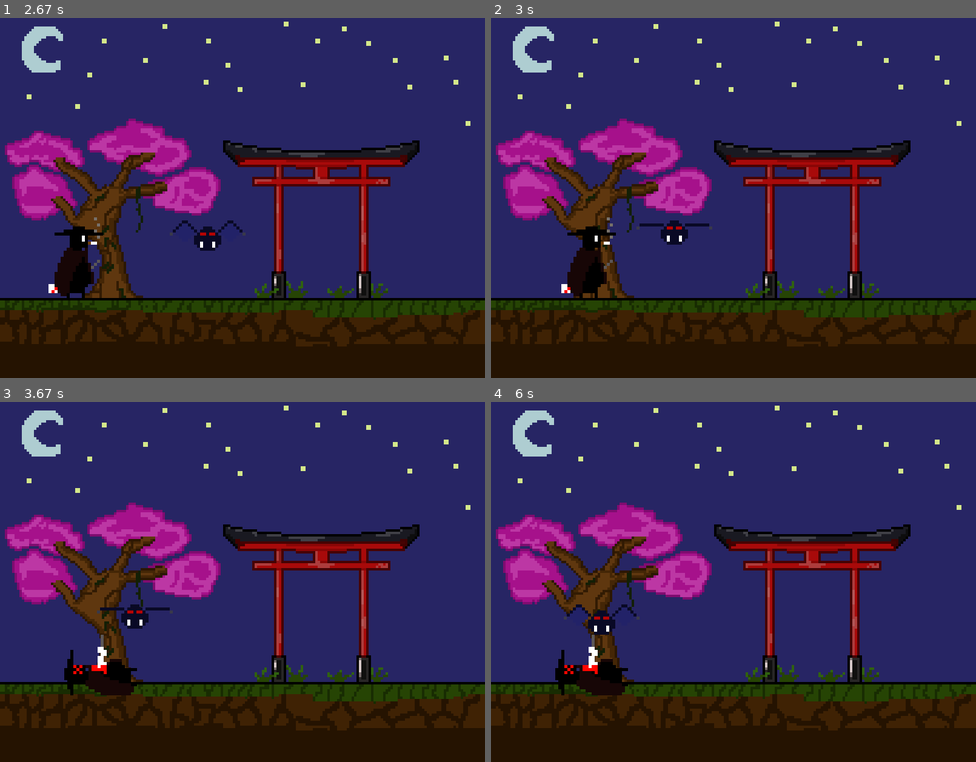
Above: before the commit, frames 1-4 (two rows, left to right).
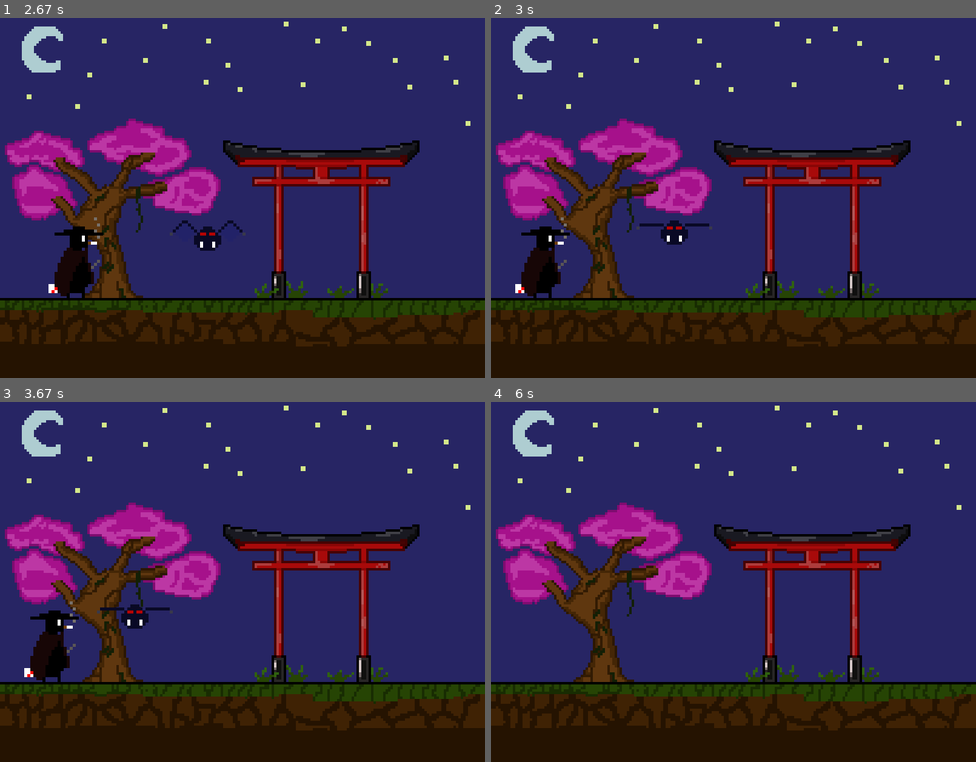
Above: after the commit, the same moments.

Repository: mk306207/PyGame_testProject
Game: pygame game, started from main.py
Same seed, same stepped clock (60 frames per second), same inputs: the game is played once before the commit and once after it.
Inputs:
- Up to frame 1 (2.67 s): hold D 0.33-0.8 s; hold D 0.83-1.3 s; hold A 1.33-1.87 s; hold A 1.9-2.3 s; hold D from 2.33 s (still down)
- Up to frame 2 (3 s): release D at 2.97 s
- Up to frame 3 (3.67 s): no input
- Up to frame 4 (6 s): no input

Frame 1 is identical in both runs. In frame 2, 2.4% of the frame differs, in the area x 5-26%, y 55-78%; in frame 3, 2.3%; in frame 4, 1.6%.

Commit message:
UNKNOWN ERROR

Diff:
--- a/enemy.py
+++ b/enemy.py
@@ -1,17 +1,30 @@
 import pygame
 class Enemy(pygame.sprite.Sprite):
      def __init__(self,pos_x,pos_y):
+        super().__init__()
         self.is_animating = False
+        self.is_dead = False
         self.hp = 75
         self.idle = []
+        self.idle_break = False
         self.left = True
         self.idle.append(pygame.image.load('enemy/e1.png'))
         self.idle.append(pygame.image.load('enemy/e2.png'))
         self.idle.append(pygame.image.load('enemy/e3.png'))
         self.idle.append(pygame.image.load('enemy/e4.png'))
 
+
+        self.death_list = []
+        self.death_list.append(pygame.image.load('enemy/d1.png'))
+        self.death_list.append(pygame.image.load('enemy/d2.png'))
+        self.death_list.append(pygame.image.load('enemy/d3.png'))
+
+
         self.current_idle = 0
+        self.current_death_frame = 0
+
         self.image = self.idle[self.current_idle]
+        self.image_d = self.death_list[self.current_death_frame]
 
         self.rect = self.image.get_rect()
         self.rect.topleft = [pos_x,pos_y]
@@ -21,18 +34,42 @@
          self.is_animating = True
 
      def update(self):
-      if self.is_animating == True:
-            if self.left:
-               self.rect.x -= 2
-               self.current_idle += 0.1
-            if not self.left:
-               self.rect.x += 2
-               self.current_idle += 0.1
-      if self.current_idle >= len(self.idle):
-         self.current_idle = 0
+      self.death()
+      if not self.idle_break:
+         if self.is_animating == True:
+               if self.left:
+                  self.rect.x -= 2
+                  self.current_idle += 0.1
+               if not self.left:
+                  self.rect.x += 2
+                  self.current_idle += 0.1
+         if self.current_idle >= len(self.idle):
+            self.current_idle = 0
+            self.is_animating = False
+         if(self.rect.x == 0):
+               self.left = False
+         if self.rect.x == 800:
+            self.left = True
+
+         self.image = self.idle[int(self.current_idle)]
+
+      if self.is_dead == True:
          self.is_animating = False
-      if(self.rect.x == 0):
-            self.left = False
-      if self.rect.x == 800:
-         self.left = True
-      self.image = self.idle[int(self.current_idle)]
+
+         self.current_death_frame += 0.15
+         if self.current_death_frame >= len(self.death_list):
+                self.current_death_frame = len(self.death_list) - 1
+
+         self.image_d = self.death_list[int(self.current_death_frame)]
+         self.image = self.image_d
+         if self.current_death_frame == len(self.death_list)-1:
+            self.rect = pygame.Rect(0, 0, 0, 0)
+
+     def death(self):
+         if self.hp<=0:
+            self.idle_break = True
+            self.is_dead = True
+
+     def stop(self):
+         self.is_animating = False
+         self.idle_break = True
--- a/main.py
+++ b/main.py
@@ -13,31 +13,42 @@
 pygame.display.set_caption("GAME")
 #--------------------------------------------------------------------------------------
 moving_sprites = pygame.sprite.Group()
+enemies = pygame.sprite.Group()
+
 player = Player(10,330)
-enemy = Enemy(600,340)
+enemy1 = Enemy(600,340)
 #enemy_hitbox = pygame.Rect()
+
 moving_sprites.add(player)
-#moving_sprites.add(enemy)
+enemies.add(enemy1)
 
+
+print(f"Grupy {enemy1}: {enemy1.groups()}")
 while True:
     for event in pygame.event.get():
         if event.type == pygame.QUIT:
             pygame.quit()
             sys.exit()
 
-    enemy.animate()
+    enemy1.animate()
     player.move()
-    player.death(enemy)
-    player.update()
-    enemy.update()
+    #player.death(enemies)
+    player.update(enemies)
+    enemy1.update()
+
 
     screen.blit(background,(0,0))
-    if player.is_attack:
-        screen.blit(player.image_attack, player.rect)
-    elif player.is_dying:
-        screen.blit(player.image_death, player.rect)
-    else:
-        moving_sprites.draw(screen)
-    screen.blit(enemy.image, enemy.rect)
+    for e in enemies:
+        if player.is_attack:
+            screen.blit(player.image_attack, player.rect)
+        elif player.is_dying:
+            screen.blit(player.image_death, player.rect)
+        elif e.is_dead:
+            screen.blit(e.image_d, e.rect)
+        else:
+            moving_sprites.draw(screen)
+        screen.blit(e.image, e.rect)
+
+
     pygame.display.flip()
     clock.tick(60)
--- a/player.py
+++ b/player.py
@@ -7,6 +7,9 @@
           self.hp = 100
           self.exp = 0
           self.lvl = 0
+
+          self.start_x = pos_x
+          self.start_y = pos_y
 
           self.is_animating = False
           self.walk.append(pygame.image.load('walk/1.png'))
@@ -48,13 +51,44 @@
           self.image_death = self.death_animation[self.current_death_frame]
           self.is_dying = False
 
-     def update(self):
-        if self.is_dying:
-            self.is_animating = False
+
+     def death(self, enemies):
+        for enemy in enemies:
+            if self.rect.colliderect(enemy.rect) and not self.is_attack:
+                self.is_dying = True
+                print("ha ha ha")
+                self.rect.topleft = [self.start_x, self.start_y]
+                self.hp = 100
+                break
+
+
+     def attack_func(self, enemies):
+        for e in enemies.copy():  # Używamy kopii, aby nie modyfikować listy w trakcie iteracji
+            if self.rect.colliderect(e.rect):
+                print("hit!")
+                e.hp -= 10
+                if e.hp <= 0:
+                    print("dead!")
+                    set(enemies)
+                    print(f"usuwam {e}")
+                    e.kill()  # Usunięcie TYLKO tego przeciwnika
+                    print(f"Enemies in group: {len(enemies)}")
+
+
+
+
+     def update(self,enemies):
+        if self.rect.x < 0 or self.rect.x > 800 or self.rect.y < 0 or self.rect.y > 600:
+    # Może ustaw pozycję gracza na domyślną, jeśli jest poza ekranem
+            self.rect.topleft = [self.start_x,self.start_y]
+        self.attack_func(enemies)
+        self.death(enemies)
+        if self.hp <= 0:  # Jeśli gracz ma 0 zdrowia, nie może się poruszać ani atakować
+            self.is_dying = True
             self.current_death_frame += 0.15
             if self.current_death_frame >= len(self.death_animation):
                 self.current_death_frame = len(self.death_animation) - 1
-                self.is_animating = True
+                #self.is_animating = True
             self.image_death = self.death_animation[int(self.current_death_frame)]
         if self.is_animating == True and self.is_walking==True:
             self.current_walk += 0.15
@@ -103,7 +137,3 @@
                     self.is_walking = False
                     self.animate()
                 #self.rect.move_ip(0,0)
-
-     def death(self,enemy):
-        if self.rect.colliderect(enemy.rect):
-            self.is_dying = True
Binary file added: enemy/d1.png
Binary file added: enemy/d2.png
Binary file added: enemy/d3.png
Empty file added: entity.py
Binary file added: samurai_1/f1.png
Binary file added: samurai_1/f2.png
Binary file added: samurai_1/f3.png
Binary file added: samurai_1/f4.png
Binary file added: samurai_1/f5.png
Binary file added: samurai_1/f6.png
Binary file added: samurai_1/walk/samurai1_1.png
Binary file added: samurai_1/walk/samurai1_2.png
(and 4 more such lines)
